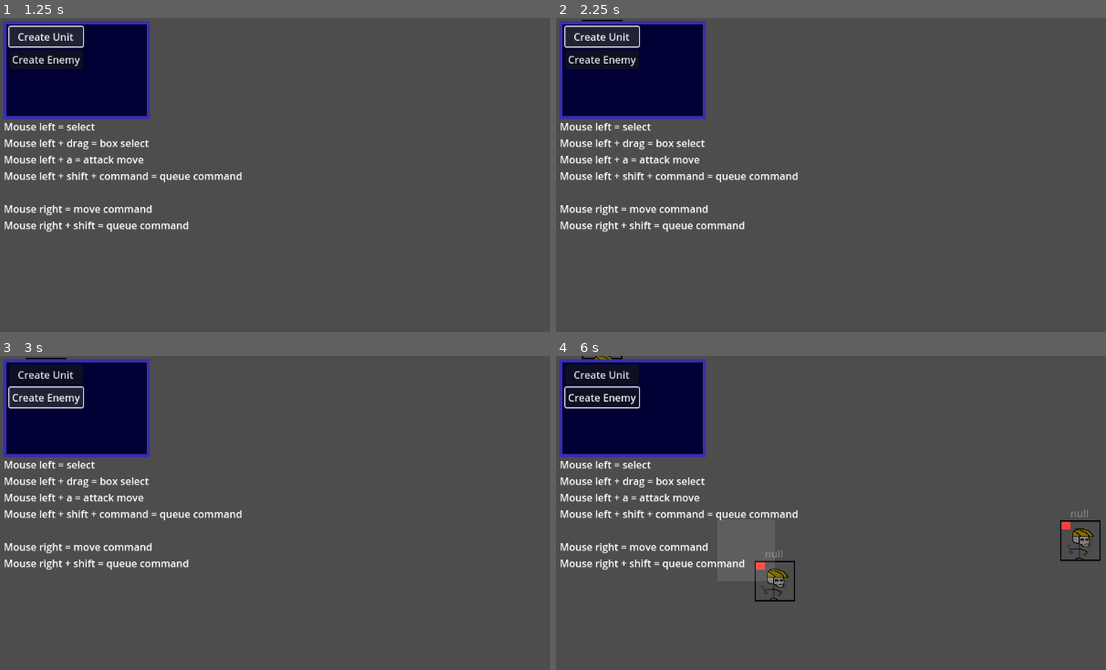
Above: before the commit, frames 1-4 (two rows, left to right).
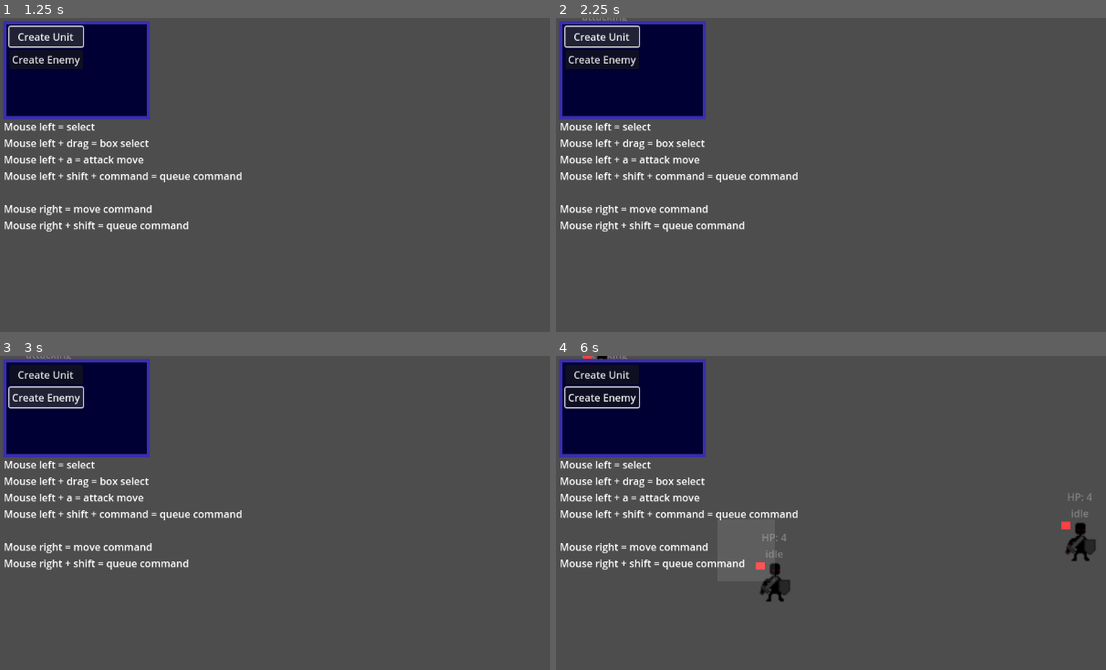
Above: after the commit, the same moments.

Repository: Matobro/skeletors
Game: Godot game, scene res://TestScene.tscn
The game is run twice, just before and just after one commit, with the same random seed, the same clock (stepped at 60 frames per second) and the same inputs. Before the commit the project has no main scene; this scene is started directly in both runs.
Inputs (mouse positions are in pixels of both pictures, inside the frame that each line leads up to):
- Up to frame 1 (1.25 s): click "Create Unit" at 0.5 s
- Up to frame 2 (2.25 s): click "Create Enemy" at 1.25 s; click "Create Unit" at 2 s
- Up to frame 3 (3 s): click "Create Enemy" at 2.75 s
- Up to frame 4 (6 s): click "Create Unit" at 3.5 s; click "Create Enemy" at 4.25 s; tap Enter at 5 s; move the mouse to (1078, 541) at 5.02 s; hold A (a) 5.03-5.75 s; click (1078, 541) at 5.17 s; tap Space at 5.75 s; drag from (776, 582) to (600, 393) at 5.77 s

Frame 1 is identical in both runs. In frame 2, less than 0.1% of the frame differs, in the area x 4-13%, y 0-2%; in frame 3, less than 0.1%; in frame 4, 1.1%, in the area x 4-100%, y 0-79%.

Commit message:
State machine update + animations
Attacking, dying and shiiet

Diff:
--- a/AI/Generic/StateMachine.gd
+++ b/AI/Generic/StateMachine.gd
@@ -2,13 +2,27 @@
 
 class_name StateMachine
 
+var frame_counter := 0
+const FRAME_INTERVAL := 2
 var state: String = ""
 var prev_state = null
 var states = {}
 
+var restrict_speed: bool = false
+
 @onready var parent = get_parent()
+@onready var animation_player = get_parent().get_node("AnimatedSprite2D")
 
 func _physics_process(delta):
+	if restrict_speed:
+		frame_counter += 1
+		if frame_counter >= FRAME_INTERVAL:
+			frame_counter = 0
+			update_state_machine(delta)
+	else:
+		update_state_machine(delta)
+
+func update_state_machine(delta):
 	var new_state = get_transition(delta)
 	if new_state != null:
 		set_state(new_state)
--- a/AI/Generic/UnitStateMachine.gd
+++ b/AI/Generic/UnitStateMachine.gd
@@ -1,4 +1,15 @@
 extends StateMachine
+
+###################################################################################
+#Unit intended behaviour:
+#1. if idle, aka no player input/issued commands -> aggro if enemy comes on range
+#2. commands override every action/state
+#3. aggro -> move to attack range of CLOSEST FIRST enemy, once unit aggroes,
+# it doesnt change the target anymore, if another unit comes closer just ignore it
+#4. once aggroed unit dies, go back to issued command, for example if it was attack move
+# return to attack move, if no command aka was idle, go back to where you were idling
+#5. if idling and unit attacks (out of aggro range) -> aggro that target
+####################################################################################
 
 func _ready():
 	add_state("idle")
@@ -12,8 +23,8 @@
 func state_logic(delta): #Actual state logic, what to do in states
 	#print("Player: ", parent.owner_id, " ", parent.data.name, " ", state) #print unit state, eg; "Player 1 Skeletor Idle"
 	### show state over unit ###
-	if parent.command_queue.size() > 0:
-		parent.dev_state.text = parent.command_queue[0].type
+	if parent.data != null:
+		parent.dev_state.text = str("HP: ", parent.data.stats.current_health, "\n", state)
 	############################
 	var command = parent.get_current_command()
 
@@ -42,26 +53,43 @@
 				parent.move_to_target(parent.attack_target.position)
 
 		states.attacking:
-			pass
+			if parent.attack_target and !parent.attack_target.dead:
+				if parent.attack_timer <= 0:
+					parent.perform_attack()
+					parent.attack_timer = parent.data.stats.attack_speed
 
+					animation_player.stop()
+					animation_player.play("attack")
 		states.dying:
 			pass
 
 func enter_state(new_state, old_state): #mostly for animations
 	match state:
 		states.idle:
-			pass
+			animation_player.play("idle")
 		states.moving:
-			pass
+			animation_player.play("walk")
+		states.attack_moving:
+			animation_player.play("walk")
 		states.aggroing:
 			pass
 		states.attacking:
-			pass
+			animation_player.play("attack")
 		states.dying:
-			pass
+			print("calling dying state")
+			parent.set_physics_process(false)
+			parent.set_collision_layer(0)
+			parent.set_collision_mask(0)
+			animation_player.connect("animation_finished", Callable(self, "_on_death_animation_finished"), CONNECT_ONE_SHOT)
+			animation_player.play("dying")
 
 func get_transition(delta): #Handle transitions, if x happens go to state y
+	if parent.dead and state != states.dying:
+		return states.dying
+
 	match state:
+		states.dying:
+			return null
 		states.idle:
 			if parent.closest_enemy_in_aggro_range() != null:
 				parent.attack_target = parent.closest_enemy_in_aggro_range()
@@ -99,8 +127,21 @@
 			return null
 
 		states.attacking:
-			if parent.attack_target != null:
-				if parent.closest_enemy_in_attack_range() != null:
-					return states.attacking
+			if parent.attack_target == null or parent.attack_target.dead:
+				parent.attack_target = null
+
+				if parent.is_attack_moving:
+					return states.attack_moving
+				elif parent.get_current_command() != null:
+					return states.idle
+				else:
+					return states.idle
+
+			if parent.closest_enemy_in_attack_range() == null:
 				return states.aggroing
-			return states.idle
+
+			return null
+
+
+func _on_death_animation_finished():
+	parent.queue_free()
--- a/Dev/Tools/DevSpawnUnit.gd
+++ b/Dev/Tools/DevSpawnUnit.gd
@@ -1,7 +1,7 @@
 extends Node2D
 
 var unit = preload("res://Entities/Unit.tscn")
-var unitdata = preload("res://Entities/Heroes/Skeletor/SkeletorUnitData.tres")
+var unitdata = preload("res://Entities/Units/Test_Unit.tres")
 var commandsData = preload("res://Commands/DefaultCommands.tres")
 
 var spawning_unit: bool
@@ -10,8 +10,8 @@
 var temp_color: Color
 
 @onready var spawn_visual = $"../TextureRect"
-@onready var create_unit_button = $"../CanvasLayer/Panel/CreateUnitButton"
-@onready var create_enemy_button = $"../CanvasLayer/Panel/CreateEnemyButton"
+#@onready var create_unit_button = $"../CanvasLayer/DevBox/CreateUnitButton"
+#@onready var create_enemy_button = $"../CanvasLayer/DevBox/CreateEnemyButton"
 @onready var player_input = $"../PlayerInput"
 
 func _ready():
@@ -31,13 +31,11 @@
 func spawn_unit():
 	var spawned_unit = unit.instantiate()
 	get_tree().current_scene.add_child(spawned_unit)
-	spawned_unit.data = unitdata
+	spawned_unit.init_unit(unitdata)
 	spawned_unit.commands = commandsData
-	spawned_unit.init_unit()
 	spawned_unit.owner_id = owner_id
 	spawned_unit.global_position = mouse_pos
 	spawned_unit.color_tag.modulate = temp_color
-	print(spawned_unit.self_modulate)
 	player_input.selectable_units.append(spawned_unit)
 	show_unit_on_mouse(false)
 	spawning_unit = false
--- /dev/null
+++ b/Entities/Data/AnimationHandler.gd
@@ -0,0 +1,6 @@
+extends AnimatedSprite2D
+
+func init_animations(data):
+	sprite_frames = data.sprite_frames
+	scale = data.scale
+	play("idle")
--- a/Entities/Data/UnitController.gd
+++ b/Entities/Data/UnitController.gd
@@ -2,13 +2,14 @@
 
 class_name Unit
 
-@onready var color_tag = $Polygon2D
-@onready var state_machine = $UnitStateMachine
 @onready var dev_state = $DevState
 
 ###UNIT DATA###
+@onready var color_tag = $Polygon2D
+@onready var state_machine = $UnitStateMachine
+@onready var animation_player = $AnimatedSprite2D
 var owner_id: int
-var data: UnitData
+var data : UnitData
 var commands: CommandsData
 
 ###MOVEMENT###
@@ -23,13 +24,24 @@
 var attack_target = null
 var possible_targets = [] #all enemies inside aggro range
 var dead: bool
+var attack_timer := 0.0
 
 ### UNIT INITIALIZATION ###
-func init_unit():
+func init_unit(unit_data):
 	await get_tree().process_frame
-	data.stats.current_health = data.stats.max_health
+
+	animation_player.init_animations(unit_data.unit_model_data)
+	data = unit_data.duplicate()
 	dead = false
 	set_selected(false)
+
+	await get_tree().process_frame
+
+	init_stats()
+
+func init_stats():
+	data.stats.current_health = data.stats.max_health
+	data.stats.attack_damage = data.stats.base_damage
 ### UNIT INITIALIZATION END ###
 
 ### HEALTH LOGIC ###
@@ -39,13 +51,22 @@
 	data.stats.current_health -= damage
 	clamp(data.stats.current_health, 0, data.stats.max_health)
 
-	#if data.stats.current_health <= 0:
-		#die()
+	if data.stats.current_health <= 0:
+		set_selected(false)
+		dead = true
 
-func die():
-	pass
 ### HEALTH LOGIC END ###
 
+### COMBAT LOGIC ###
+func _physics_process(delta):
+	if attack_timer > 0:
+		attack_timer -= delta
+
+func perform_attack():
+	if attack_target != null:
+		attack_target.take_damage(data.stats.attack_damage)
+
+### COMBAT LOGIC END ###
 func set_selected(value: bool):
 	selected = value
 	if selected:
--- a/Entities/Heroes/UnitData.gd
+++ b/Entities/Data/UnitData.gd
@@ -2,6 +2,7 @@
 
 class_name UnitData
 
+@export var unit_model_data: UnitModelData
 @export var name: String
 @export var description: String
 @export var avatar: Texture2D
@@ -18,5 +19,6 @@
 	"mana_regen": 0.1,
 	"attack_speed": 1.0,
 	"base_damage": 1,
+	"attack_damage": 1,
 	"range": 1
 	}
--- /dev/null
+++ b/Entities/Data/UnitModelData.gd
@@ -0,0 +1,7 @@
+extends Resource
+
+class_name UnitModelData
+
+@export var sprite_frames: SpriteFrames
+@export var offset: Vector2
+@export var scale: Vector2 = Vector2.ONE
--- a/Entities/Heroes/Skeletor/SkeletorUnitData.tres
+++ b/Entities/Heroes/Skeletor/SkeletorUnitData.tres
@@ -1,6 +1,6 @@
 [gd_resource type="Resource" script_class="UnitData" load_steps=2 format=3 uid="uid://cvbd8raex2qrv"]
 
-[ext_resource type="Script" uid="uid://oeoy2vl8vgue" path="res://Entities/Heroes/UnitData.gd" id="1_gk21t"]
+[ext_resource type="Script" uid="uid://oeoy2vl8vgue" path="res://Entities/Data/UnitData.gd" id="1_gk21t"]
 
 [resource]
 script = ExtResource("1_gk21t")
--- a/Entities/Unit.tscn
+++ b/Entities/Unit.tscn
@@ -1,8 +1,9 @@
-[gd_scene load_steps=8 format=3 uid="uid://bj7ef3mp2wfwp"]
+[gd_scene load_steps=9 format=3 uid="uid://bj7ef3mp2wfwp"]
 
 [ext_resource type="Script" uid="uid://u4nos087wdfr" path="res://Entities/Data/UnitController.gd" id="1_fgnkd"]
 [ext_resource type="Texture2D" uid="uid://cgy3ygrb0xwcm" path="res://Entities/Data/Sprites/Skeleton worker.png" id="2_ofevo"]
 [ext_resource type="PackedScene" uid="uid://dyju2wf1d0htn" path="res://AI/Generic/UnitStateMachine.tscn" id="2_r47uv"]
+[ext_resource type="Script" uid="uid://dnbqrr38f710c" path="res://Entities/Data/AnimationHandler.gd" id="4_r47uv"]
 
 [sub_resource type="RectangleShape2D" id="RectangleShape2D_r47uv"]
 size = Vector2(20, 19)
@@ -26,6 +27,7 @@
 radius = 342.067
 
 [node name="Unit" type="CharacterBody2D" groups=["unit"]]
+y_sort_enabled = true
 input_pickable = true
 script = ExtResource("1_fgnkd")
 
@@ -37,6 +39,7 @@
 
 [node name="AnimatedSprite2D" type="AnimatedSprite2D" parent="."]
 sprite_frames = SubResource("SpriteFrames_vb87f")
+script = ExtResource("4_r47uv")
 
 [node name="AggroRange" type="Area2D" parent="."]
 modulate = Color(1, 1, 1, 0.25)
--- /dev/null
+++ b/Entities/Units/TestUnit/Test_Unit_Model_Data.tres
@@ -0,0 +1,11 @@
+[gd_resource type="Resource" script_class="UnitModelData" load_steps=3 format=3 uid="uid://dbn2rgqy5pauf"]
+
+[ext_resource type="Script" uid="uid://dq4e1yj8njkif" path="res://Entities/Data/UnitModelData.gd" id="1_n55sh"]
+[ext_resource type="SpriteFrames" uid="uid://j3ueq03cf5sq" path="res://Entities/Units/TestUnit/Test_Unit_Spriteframes.tres" id="2_jyn66"]
+
+[resource]
+script = ExtResource("1_n55sh")
+sprite_frames = ExtResource("2_jyn66")
+offset = Vector2(0, 0)
+scale = Vector2(2, 2)
+metadata/_custom_type_script = "uid://dq4e1yj8njkif"
--- /dev/null
+++ b/Entities/Units/TestUnit/Test_Unit_Spriteframes.tres
@@ -0,0 +1,144 @@
+[gd_resource type="SpriteFrames" load_steps=21 format=3 uid="uid://j3ueq03cf5sq"]
+
+[ext_resource type="Texture2D" uid="uid://dk6w6lq288o7f" path="res://Entities/Units/TestUnit/Test_Unit_Attack.png" id="1_6tkk4"]
+[ext_resource type="Texture2D" uid="uid://crp7vreakmdh7" path="res://Entities/Units/TestUnit/Test_Unit_Idle.png" id="2_jofo7"]
+[ext_resource type="Texture2D" uid="uid://bkqsiummdyd65" path="res://Entities/Units/TestUnit/Test_Unit_Death.png" id="2_ljxpx"]
+[ext_resource type="Texture2D" uid="uid://bjp14t015lfw6" path="res://Entities/Units/TestUnit/Test_Unit_Walk.png" id="3_ljxpx"]
+
+[sub_resource type="AtlasTexture" id="AtlasTexture_xduqe"]
+atlas = ExtResource("1_6tkk4")
+region = Rect2(0, 0, 50, 50)
+
+[sub_resource type="AtlasTexture" id="AtlasTexture_ya8ur"]
+atlas = ExtResource("1_6tkk4")
+region = Rect2(50, 0, 50, 50)
+
+[sub_resource type="AtlasTexture" id="AtlasTexture_nyo77"]
+atlas = ExtResource("1_6tkk4")
+region = Rect2(100, 0, 50, 50)
+
+[sub_resource type="AtlasTexture" id="AtlasTexture_iy3vk"]
+atlas = ExtResource("2_ljxpx")
+region = Rect2(0, 0, 50, 50)
+
+[sub_resource type="AtlasTexture" id="AtlasTexture_e804n"]
+atlas = ExtResource("2_ljxpx")
+region = Rect2(50, 0, 50, 50)
+
+[sub_resource type="AtlasTexture" id="AtlasTexture_qds08"]
+atlas = ExtResource("2_ljxpx")
+region = Rect2(100, 0, 50, 50)
+
+[sub_resource type="AtlasTexture" id="AtlasTexture_82vj6"]
+atlas = ExtResource("2_ljxpx")
+region = Rect2(150, 0, 50, 50)
+
+[sub_resource type="AtlasTexture" id="AtlasTexture_h61i6"]
+atlas = ExtResource("2_ljxpx")
+region = Rect2(200, 0, 50, 50)
+
+[sub_resource type="AtlasTexture" id="AtlasTexture_4cm6f"]
+atlas = ExtResource("2_ljxpx")
+region = Rect2(250, 0, 50, 50)
+
+[sub_resource type="AtlasTexture" id="AtlasTexture_524u2"]
+atlas = ExtResource("2_ljxpx")
+region = Rect2(300, 0, 50, 50)
+
+[sub_resource type="AtlasTexture" id="AtlasTexture_42mk0"]
+atlas = ExtResource("2_ljxpx")
+region = Rect2(350, 0, 50, 50)
+
+[sub_resource type="AtlasTexture" id="AtlasTexture_h266q"]
+atlas = ExtResource("2_ljxpx")
+region = Rect2(400, 0, 50, 50)
+
+[sub_resource type="AtlasTexture" id="AtlasTexture_q0cde"]
+atlas = ExtResource("2_jofo7")
+region = Rect2(0, 0, 50, 50)
+
+[sub_resource type="AtlasTexture" id="AtlasTexture_wfeon"]
+atlas = ExtResource("2_jofo7")
+region = Rect2(50, 0, 50, 50)
+
+[sub_resource type="AtlasTexture" id="AtlasTexture_rmbor"]
+atlas = ExtResource("3_ljxpx")
+region = Rect2(50, 0, 50, 50)
+
+[sub_resource type="AtlasTexture" id="AtlasTexture_ac60b"]
+atlas = ExtResource("3_ljxpx")
+region = Rect2(100, 0, 50, 50)
+
+[resource]
+animations = [{
+"frames": [{
+"duration": 1.0,
+"texture": SubResource("AtlasTexture_xduqe")
+}, {
+"duration": 1.0,
+"texture": SubResource("AtlasTexture_ya8ur")
+}, {
+"duration": 1.0,
+"texture": SubResource("AtlasTexture_nyo77")
+}, {
+"duration": 1.0,
+"texture": SubResource("AtlasTexture_xduqe")
+}],
+"loop": false,
+"name": &"attack",
+"speed": 5.0
+}, {
+"frames": [{
+"duration": 1.0,
+"texture": SubResource("AtlasTexture_iy3vk")
+}, {
+"duration": 1.0,
+"texture": SubResource("AtlasTexture_e804n")
+}, {
+"duration": 1.0,
+"texture": SubResource("AtlasTexture_qds08")
+}, {
+"duration": 1.0,
+"texture": SubResource("AtlasTexture_82vj6")
+}, {
+"duration": 1.0,
+"texture": SubResource("AtlasTexture_h61i6")
+}, {
+"duration": 1.0,
+"texture": SubResource("AtlasTexture_4cm6f")
+}, {
+"duration": 1.0,
+"texture": SubResource("AtlasTexture_524u2")
+}, {
+"duration": 1.0,
+"texture": SubResource("AtlasTexture_42mk0")
+}, {
+"duration": 1.0,
+"texture": SubResource("AtlasTexture_h266q")
+}],
+"loop": false,
+"name": &"dying",
+"speed": 5.0
+}, {
+"frames": [{
+"duration": 1.0,
+"texture": SubResource("AtlasTexture_q0cde")
+}, {
+"duration": 1.0,
+"texture": SubResource("AtlasTexture_wfeon")
+}],
+"loop": true,
+"name": &"idle",
+"speed": 1.0
+}, {
+"frames": [{
+"duration": 1.0,
+"texture": SubResource("AtlasTexture_rmbor")
+}, {
+"duration": 1.0,
+"texture": SubResource("AtlasTexture_ac60b")
+}],
+"loop": true,
+"name": &"walk",
+"speed": 5.0
+}]
--- /dev/null
+++ b/Entities/Units/Test_Unit.tres
@@ -0,0 +1,32 @@
+[gd_resource type="Resource" script_class="UnitData" load_steps=5 format=3 uid="uid://w5ojk43vfpsa"]
+
+[ext_resource type="Script" uid="uid://oeoy2vl8vgue" path="res://Entities/Data/UnitData.gd" id="1_ch207"]
+[ext_resource type="Texture2D" uid="uid://dk6w6lq288o7f" path="res://Entities/Units/TestUnit/Test_Unit_Attack.png" id="1_yfety"]
+[ext_resource type="Resource" uid="uid://dbn2rgqy5pauf" path="res://Entities/Units/TestUnit/Test_Unit_Model_Data.tres" id="3_xfr3j"]
+
+[sub_resource type="AtlasTexture" id="AtlasTexture_xfr3j"]
+atlas = ExtResource("1_yfety")
+region = Rect2(8, 8, 32, 32)
+
+[resource]
+script = ExtResource("1_ch207")
+unit_model_data = ExtResource("3_xfr3j")
+name = "Test_Unit"
+description = "Unit for testing"
+avatar = SubResource("AtlasTexture_xfr3j")
+stats = {
+"agility": 1,
+"armor": 1,
+"attack_speed": 2.0,
+"base_damage": 1,
+"current_health": 1,
+"health_regen": 0.1,
+"intelligence": 1,
+"mana_regen": 0.1,
+"max_health": 4,
+"max_mana": 1,
+"movement_speed": 330,
+"range": 20,
+"strength": 1
+}
+metadata/_custom_type_script = "uid://oeoy2vl8vgue"
--- a/Player/PlayerInput.gd
+++ b/Player/PlayerInput.gd
@@ -13,6 +13,16 @@
 
 @onready var selection_box = $"../CanvasLayer/BoxSelection"
 @onready var camera := get_viewport().get_camera_2d()
+
+func _physics_process(delta):
+	if selectable_units.size() > 0:
+		for unit in selectable_units:
+			if unit.dead:
+				selectable_units.erase(unit)
+	if selected_units.size() > 0:
+		for unit in selected_units:
+			if unit.dead:
+				selected_units.erase(unit)
 
 func _unhandled_input(event):
 	var shift = Input.is_key_pressed(KEY_SHIFT)
--- a/project.godot
+++ b/project.godot
@@ -11,6 +11,7 @@
 [application]
 
 config/name="Skeletors"
+run/main_scene="uid://dv3rvon240ulo"
 config/features=PackedStringArray("4.4", "Forward Plus")
 
 [global_group]
Not shown, changed: Dev/KnownBugs.txt
Not shown, added: Entities/Data/AnimationHandler.gd.uid
Renamed: Entities/Heroes/UnitData.gd.uid -> Entities/Data/UnitData.gd.uid
Not shown, added: Entities/Data/UnitModelData.gd.uid
Binary file added: Entities/Units/TestUnit/Test_Unit_Attack.png
Not shown, added: Entities/Units/TestUnit/Test_Unit_Attack.png.import
Binary file added: Entities/Units/TestUnit/Test_Unit_Death.png
Not shown, added: Entities/Units/TestUnit/Test_Unit_Death.png.import
Binary file added: Entities/Units/TestUnit/Test_Unit_Idle.png
Not shown, added: Entities/Units/TestUnit/Test_Unit_Idle.png.import
Binary file added: Entities/Units/TestUnit/Test_Unit_Walk.png
Not shown, added: Entities/Units/TestUnit/Test_Unit_Walk.png.import
